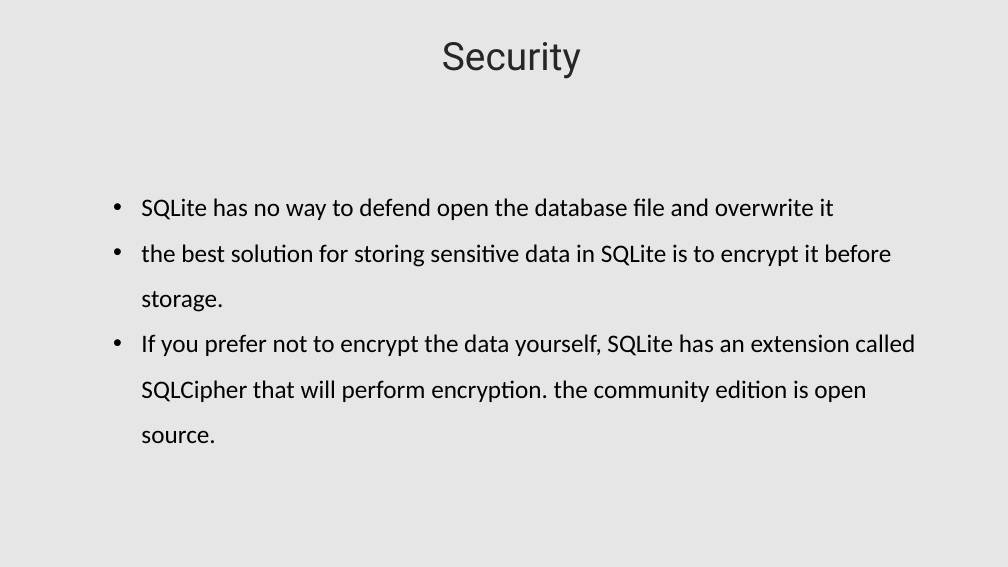
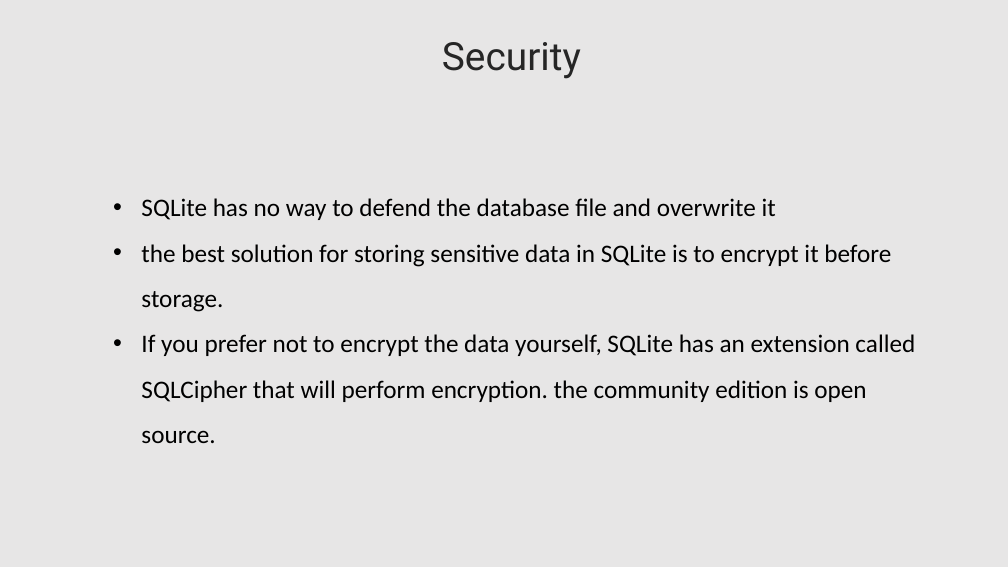
Before and after one commit to lahcenrahlaoui/Wingardium_Leviosaaaa, a slide deck: slide 77 of Presentation-projet-SQLite [Autosaved].pptx. Drawn at 1008x567 pixels with LibreOffice and Linux fonts; fonts in the diff are those of the drawing. Boxes give left, top, right and bottom in pixels: in the first picture for what was removed or moved away, otherwise in the second. Text is boxed around its words. In the diff, an @@ line names an element or a change of style, - is before the commit and + after.

Commit message:
changes 10:43

```diff
--- a/Presentation-projet-SQLite [Autosaved].pptx
+++ b/Presentation-projet-SQLite [Autosaved].pptx
@@ text at [141, 198, 776, 220]: text changed @@
-• SQLite has no way to defend open the database file and overwrite it
+• SQLite has no way to defend the database file and overwrite it
```
